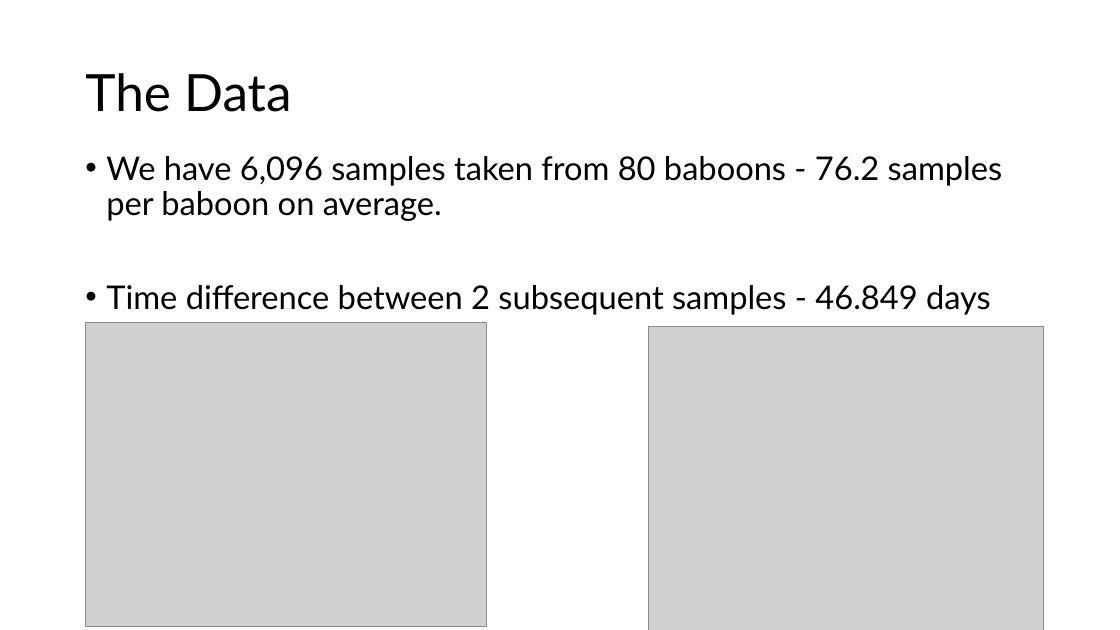
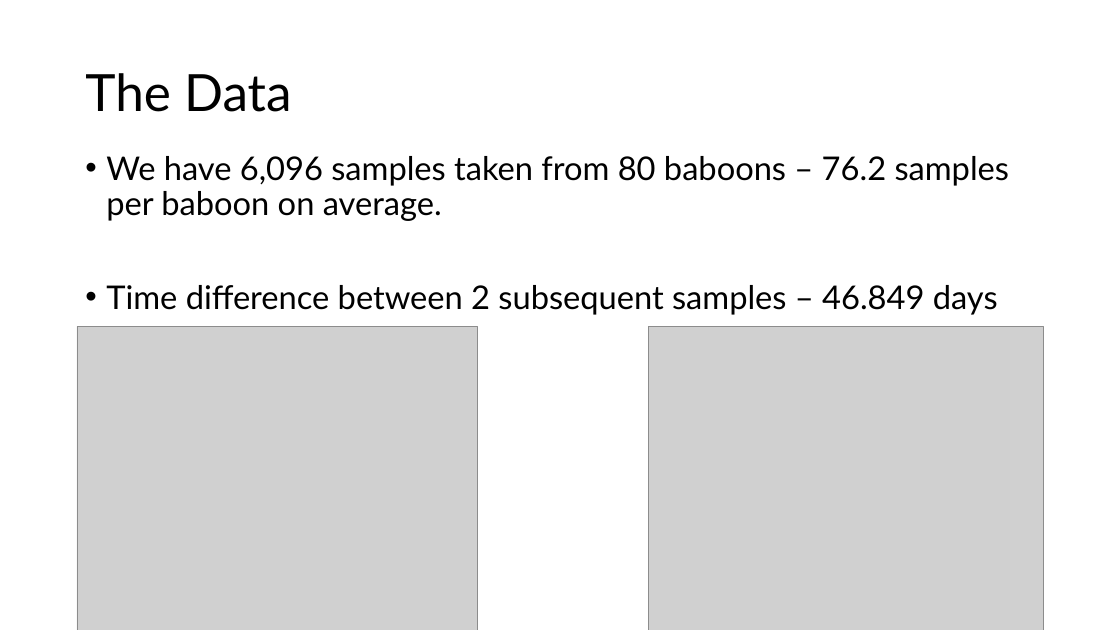
Before and after one commit to yuvaldotan/workshop_microbiome, a slide deck: slide 3 of Milestone 1.pptx (slide 2 before the commit). Drawn at 1120x630 pixels with LibreOffice and Linux fonts; fonts in the diff are those of the drawing; grey boxes stand for pictures. Boxes give left, top, right and bottom in pixels: in the first picture for what was removed or moved away, otherwise in the second. Text is boxed around its words. In the diff, an @@ line names an element or a change of style, - is before the commit and + after.

Commit message:
edit presentation

```diff
--- a/Milestone 1.pptx
+++ b/Milestone 1.pptx
@@ text at (106, 156, 1010, 315): text changed @@
-• We have 6,096 samples taken from 80 baboons - 76.2 samples per baboon on average.
-• Time difference between 2 subsequent samples - 46.849 days
+• We have 6,096 samples taken from 80 baboons – 76.2 samples per baboon on average.
+• Time difference between 2 subsequent samples – 46.849 days
@@ picture: place and size @@
-picture at (86, 323, 486, 626)
+picture at (77, 326, 478, 630)
```
Also in this commit, not shown: 11 slides added, 1 slide removed.
